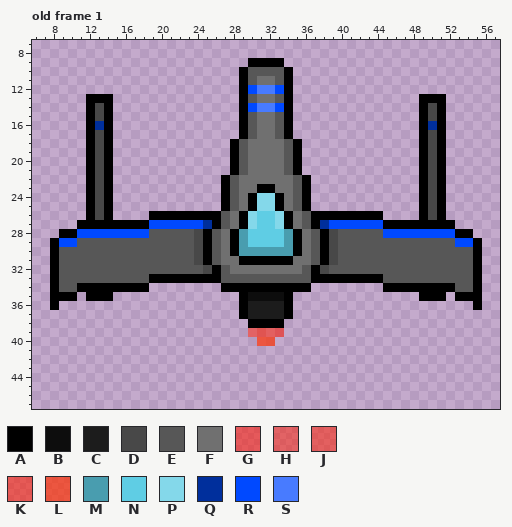
Pixel-art file -- raw_assets/textures/Player/Player Ship Sprites.aseprite. The picture above was drawn from the file before the commit.
64x48 pixels, 3 frames. Colours within 5 levels of each other are drawn and written as one. Shown: old frame 1: x 6..57, y 7..47. The commit also changed other frames, which this record leaves out.
Visible layers, top first: "Ship Body", "Ship Exhaust".
Palette (. is transparent): A #000000  B #0d0d0d  C #1c1c1c  D #484848  E #575757  F #707070  G #ff18008d  H #ff1e0081  J #ff1f0087  K #ff1f0093  L #ff3000af  M #499daf  N #5fcde4  P #84d8ea  Q #002f9c  R #0049ff  S #487bff
Pixels before, old frame 1, first column x 8:
 9 ......................AAAA......................
10 .....................AEEEEA.....................
11 .....................AEFFEA.....................
12 .....................ARSSRA.....................
13 ....AAA..............AEFFEA..............AAA....
14 ....ADA..............ARSSRA..............ADA....
15 ....ADA..............AEFFEA..............ADA....
16 ....AQA..............AEFFEA..............AQA....
17 ....ADA..............AEFFEA..............ADA....
18 ....ADA.............AEFFFFEA.............ADA....
19 ....ADA.............AEFFFFEA.............ADA....
20 ....ADA.............AEFFFFEA.............ADA....
21 ....ADA.............AEFFFFEA.............ADA....
22 ....ADA............AEFFFFFFEA............ADA....
23 ....ADA............AEFFAAFFEA............ADA....
24 ....ADA............AEFAPPAFEA............ADA....
25 ....ADA............AEFAPPAFEA............ADA....
26 ....ADA....AAAAAAAAEFAPNNPAFEAAAAAAAA....ADA....
27 ...AAAAAAAARRRRRRQAEFAPNNPAFEAQRRRRRRAAAAAAAA...
28 .AARRRRRRRREEEEEDAEFAMNNNNMAFEADEEEEERRRRRRRRAA.
29 ARREEEEEEEEEEEEEDAEFAMNNNNMAFEADEEEEEEEEEEEEERRA
30 AEEEEEEEEEEEEEEEDAEFAMMMMMMAFEADEEEEEEEEEEEEEEEA
31 AEEEEEEEEEEEEEEEDAEFFAAAAAAFFEADEEEEEEEEEEEEEEEA
32 AEEEEEEEEEEEEEEEEDAEFFFFFFFFEADEEEEEEEEEEEEEEEEA
33 AEEEEEEEEEEAAAAAAAAEEEEEEEEEEAAAAAAAAEEEEEEEEEEA
34 AEEAAAAAAAA........AAAAAAAAAA........AAAAAAAAEEA
35 AAA.AAA..............ABBBBA..............AAA.AAA
36 A....................ACCCCA....................A
37 .....................ACCCCA.....................
38 ......................AAAA......................
39 ......................HKJG......................
40 .......................LL.......................
Now the later version:
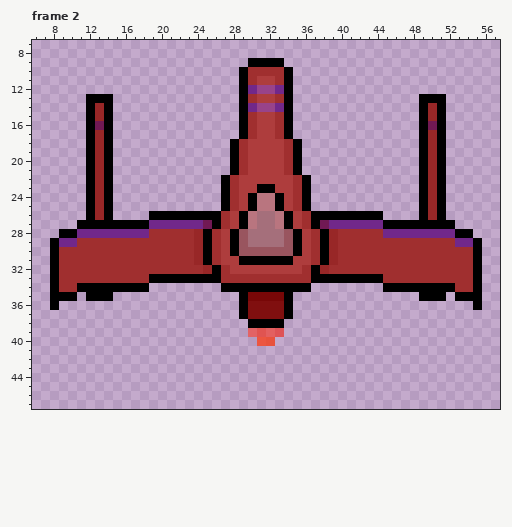
A new or re-ordered frame is compared with the old frame closest to it.
The author wrote: Fix HUD and add damage sprite for player
Difference:
{"change": "frames 3 -> 6"}
{"change": "layer \"Overlay\" added"}
{"colour":"B","old":"#0d0d0d","new":"#780707"}
{"colour":"C","old":"#1c1c1c","new":"#800f0f"}
{"colour":"D","old":"#484848","new":"#982727"}
{"colour":"E","old":"#575757","new":"#a02f2f"}
{"colour":"F","old":"#707070","new":"#ae3d3d"}
{"colour":"M","old":"#499daf","new":"#99555f"}
{"colour":"N","old":"#5fcde4","new":"#a56f7b"}
{"colour":"P","old":"#84d8ea","new":"#b9757f"}
{"colour":"Q","old":"#002f9c","new":"#711954"}
{"colour":"R","old":"#0049ff","new":"#71288a"}
{"colour":"S","old":"#487bff","new":"#98438a"}
{"label":"changed","picture_box":[59,67,473,319]}
